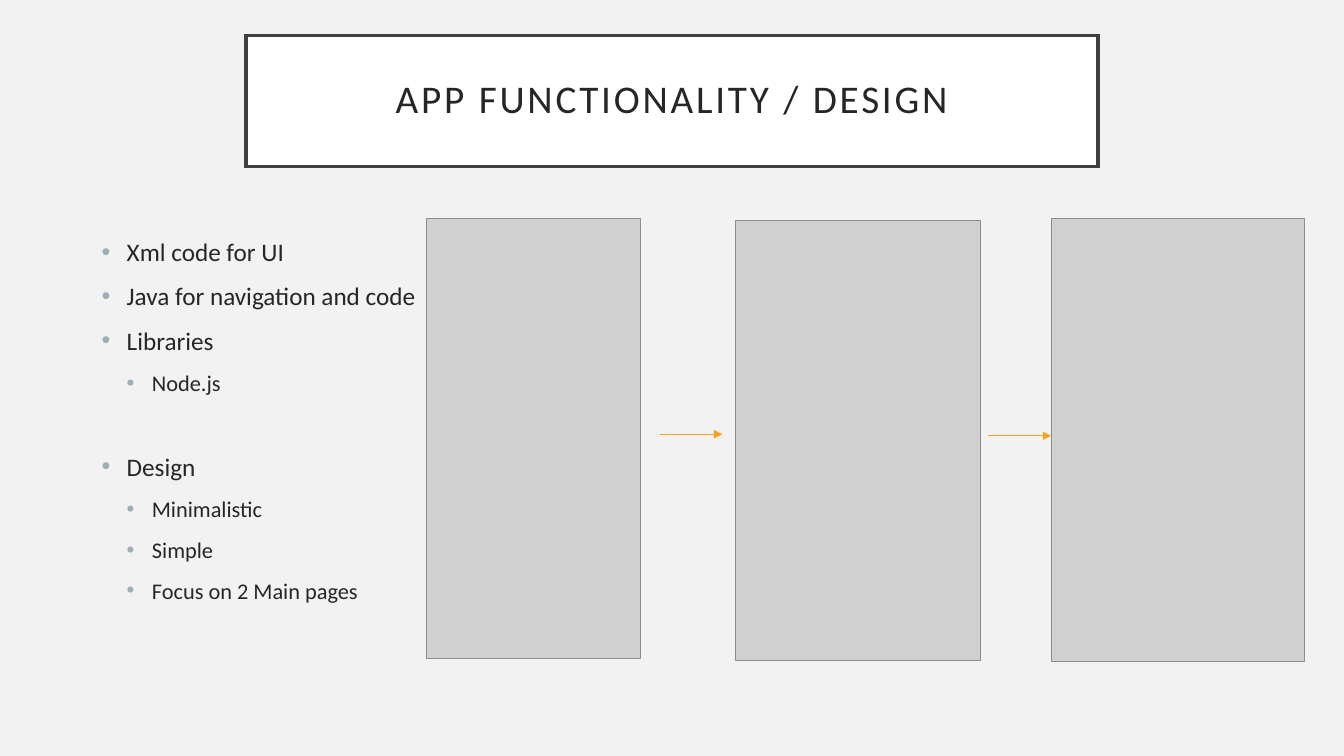
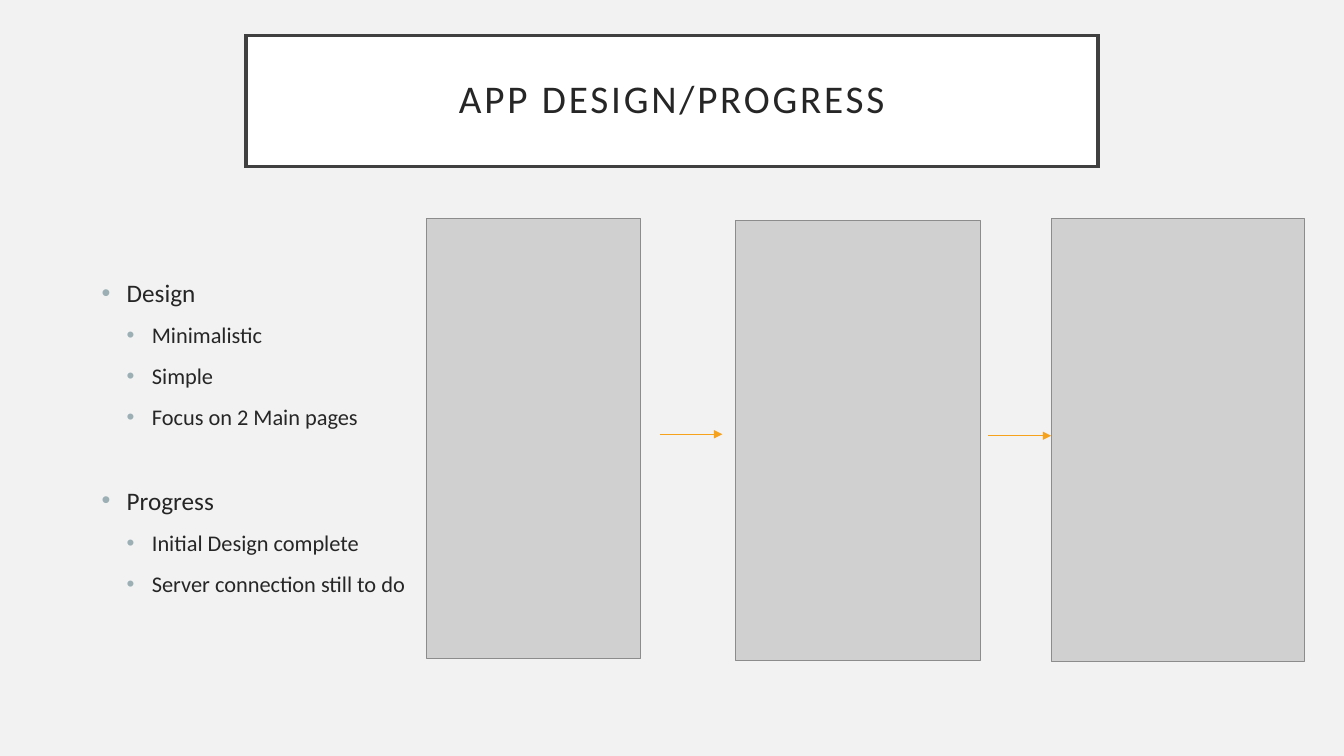
Before and after one commit to YusafOsei-Bonsu/Project-Prime-Dev, a slide deck: slide 7 of Documentation/Initial Presentation.pptx. Drawn at 1344x756 pixels with LibreOffice and Linux fonts; fonts in the diff are those of the drawing; grey boxes stand for pictures. Boxes give left, top, right and bottom in pixels: in the first picture for what was removed or moved away, otherwise in the second. Text is boxed around its words. In the diff, an @@ line names an element or a change of style, - is before the commit and + after.

```diff
--- a/Documentation/Initial Presentation.pptx
+++ b/Documentation/Initial Presentation.pptx
@@ title at bbox=[459, 85, 884, 115]: text changed @@
-APP FUNCTIONALITY / DESIGN
+APP DESIGN/PROGRESS
@@ text at bbox=[127, 243, 415, 395]: paragraphs removed @@
-• Xml code for UI
-• Java for navigation and code
-• Libraries
-  • Node.js
@@ text at bbox=[127, 494, 405, 592]: paragraphs added @@
+• Progress
+  • Initial Design complete
+  • Server connection still to do
```
Also in this commit, not shown: 1 other slide changed, 1 other file.
